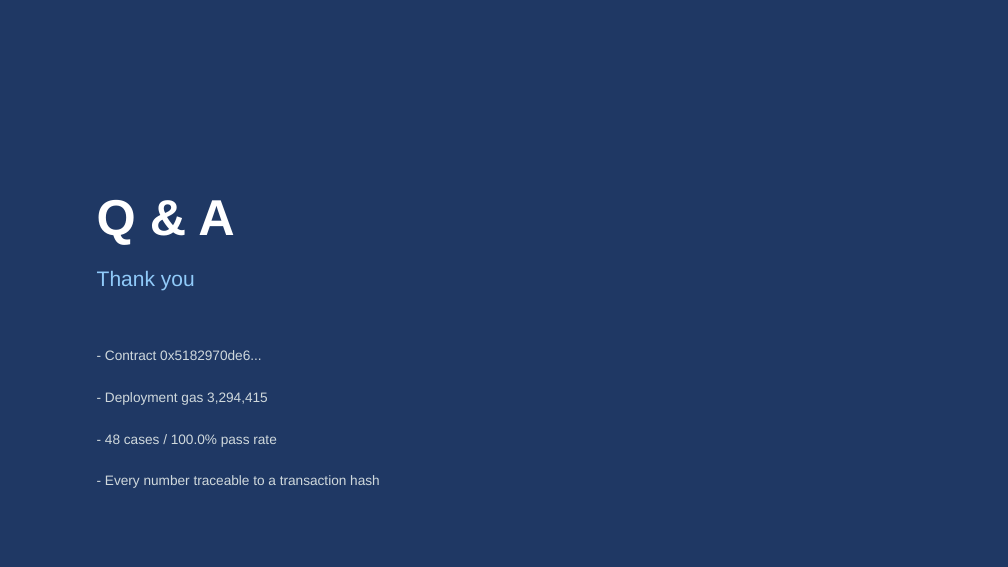
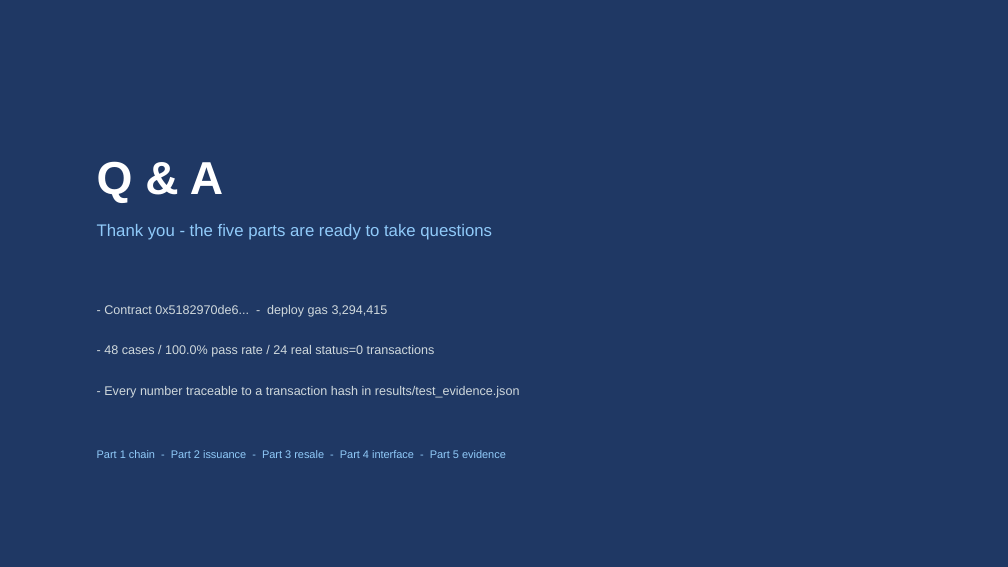
Before and after one commit to wangzai-dao/FTEC5520_AntiScalping, a slide deck: slide 22 of presentation/final_presentation.pptx (slide 15 before the commit). Drawn at 1008x567 pixels with LibreOffice and Linux fonts; fonts in the diff are those of the drawing. Boxes give left, top, right and bottom in pixels: in the first picture for what was removed or moved away, otherwise in the second. Text is boxed around its words. In the diff, an @@ line names an element or a change of style, - is before the commit and + after.

```diff
--- a/presentation/final_presentation.pptx
+++ b/presentation/final_presentation.pptx
@@ text "Q & A": place and size @@
-text "Q & A" at [97,200,234,245]
+text "Q & A" at [97,161,223,203]
@@ text "Q & A" at [97,161,223,203]: size 48 to 44 pt @@
@@ text at [97,224,492,240]: text changed; size 20 to 16 pt @@
-Thank you
+Thank you - the five parts are ready to take questions
@@ text at [104,305,388,317]: text changed; size 13 to 12 pt @@
-- Contract 0x5182970de6...
+- Contract 0x5182970de6... - deploy gas 3,294,415
@@ text at [104,345,435,357]: text changed; size 13 to 12 pt @@
-- 48 cases / 100.0% pass rate
+- 48 cases / 100.0% pass rate / 24 real status=0 transactions
@@ text at [104,386,520,398]: text changed; size 13 to 12 pt @@
-- Every number traceable to a transaction hash
+- Every number traceable to a transaction hash in results/test_evidence.json
@@ text removed at [105,392,268,405] @@
-- Deployment gas 3,294,415
@@ text added at [97,450,506,458], 10.5 pt, text #90CAF9 @@
+Part 1 chain - Part 2 issuance - Part 3 resale - Part 4 interface - Part 5 evidence
```
Also in this commit, not shown: 3 other slides changed, 18 slides added, 11 slides removed, 1 other file.
